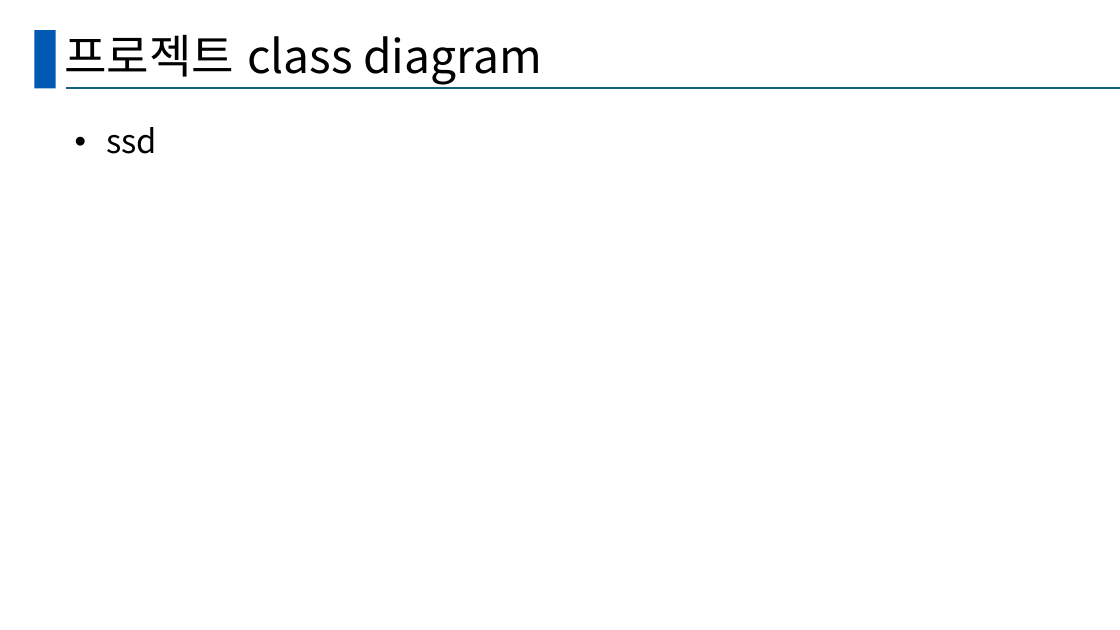
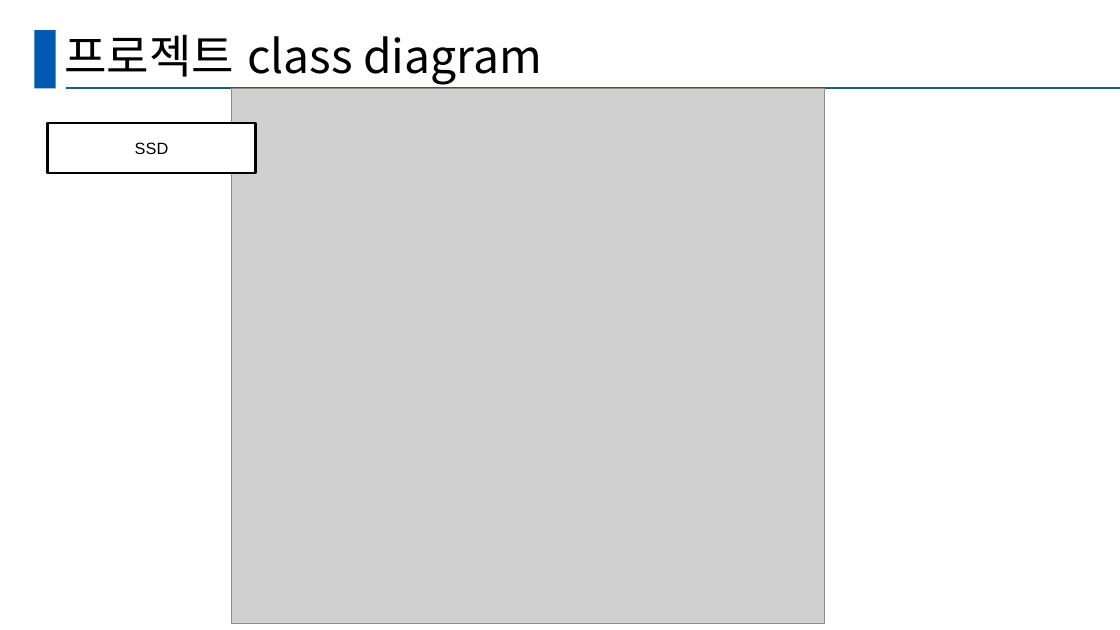
Before and after one commit to mhkim90/ssdproject-1234, a slide deck: slide 2 of 발표양식.pptx. Drawn at 1120x630 pixels with LibreOffice and Linux fonts; fonts in the diff are those of the drawing; grey boxes stand for pictures. Boxes give left, top, right and bottom in pixels: in the first picture for what was removed or moved away, otherwise in the second. Text is boxed around its words. In the diff, an @@ line names an element or a change of style, - is before the commit and + after.

```diff
--- a/발표양식.pptx
+++ b/발표양식.pptx
@@ picture added at [231, 88, 824, 623] @@
@@ rectangle "SSD": place and size @@
-rectangle "SSD" at [106, 127, 157, 154]
+rectangle "SSD" at [48, 123, 255, 173]
@@ rectangle "SSD" at [48, 123, 255, 173]: vertical alignment top to middle; fill none to #FFFFFF; outline none to #000000 2 pt @@
@@ text in rectangle at [135, 142, 169, 154]: text changed; size 28 to 14 pt; font Noto Sans CJK KR to Arial @@
-• ssd
+SSD
```
Also in this commit, not shown: 5 other slides changed, 1 slide added, 1 slide removed.
